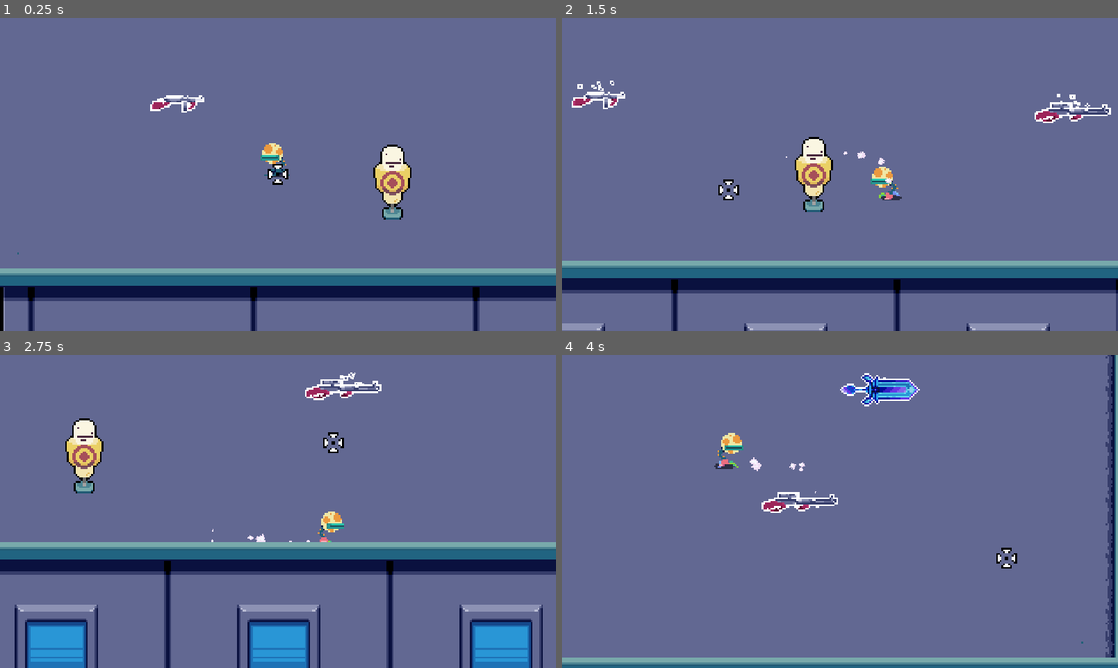
Above: before the commit, frames 1-4 (two rows, left to right).
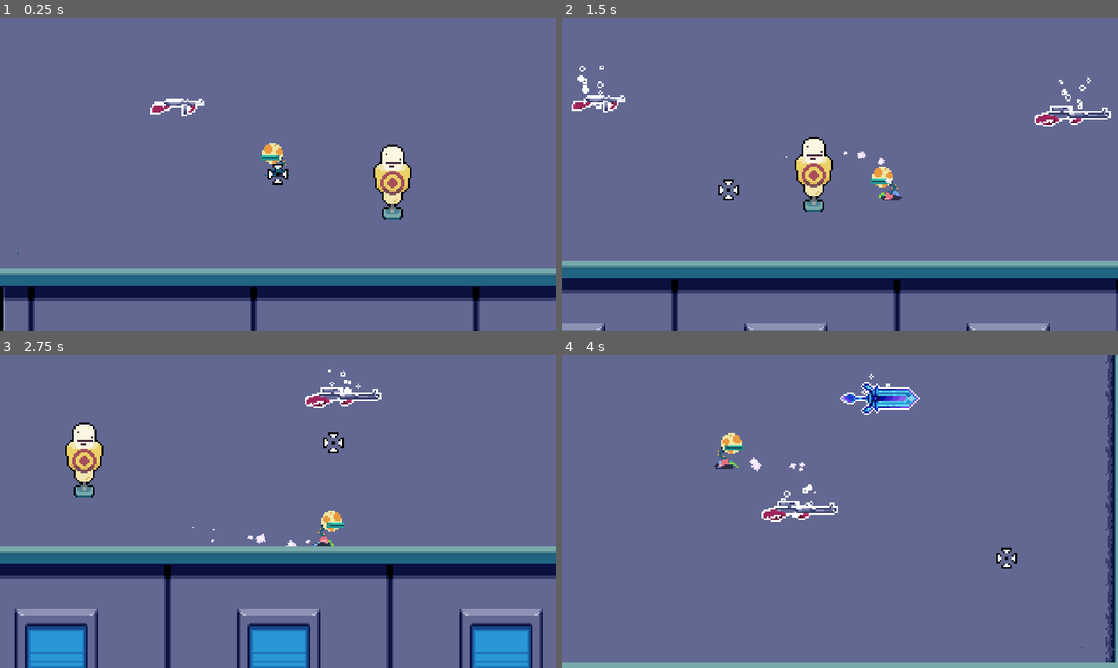
Above: after the commit, the same moments.

Repository: gisotra/protoroguelike
Game: Godot game, scene res://scenes/levels/lobby_room.tscn
Two runs of this game, one before a commit and one after it. Both use one fixed random seed, a clock stepped at 60 frames per second and the inputs below.
Inputs (mouse positions are in pixels of both pictures, inside the frame that each line leads up to):
- Up to frame 1 (0.25 s): no input
- Up to frame 2 (1.5 s): move the mouse to (962, 158) at 0.52 s; press the mouse at (962, 158) at 0.53 s; hold D (move_right) 0.53-1.28 s; move the mouse to (728, 190) at 1.27 s; release the mouse at (728, 190) at 1.28 s; hold S (move_down) from 1.28 s (still down); right-click (728, 190) at 1.35 s
- Up to frame 3 (2.75 s): click (166, 527) at 1.55 s; move the mouse to (333, 442) at 2.02 s; release S (move_down) at 2.03 s; press the mouse at (333, 442) at 2.03 s; hold D (move_right) from 2.03 s (still down)
- Up to frame 4 (4 s): move the mouse to (812, 574) at 2.77 s; release D (move_right) at 2.78 s; release the mouse at (812, 574) at 2.78 s; hold W (move_up) 2.78-3.53 s; tap E (interact) at 2.85 s; click (812, 574) at 3.05 s; move the mouse to (1006, 558) at 3.52 s; press the mouse at (1006, 558) at 3.53 s; hold A (move_left) from 3.53 s (still down); tap Space (switch_weapons) at 3.6 s

The runs differ from the first frame. In frame 1, 0.4% of the frame differs, in the area x 27-37%, y 24-32%; in frame 2, 1.2%; in frame 3, 12%, in the area x 0-100%, y 4-100%; in frame 4, 5.7%.

Commit message:
understanding hitboxes and hurtboxes

Diff:
--- a/components/hitbox_component.gd
+++ b/components/hitbox_component.gd
@@ -2,7 +2,3 @@
 class_name HitboxComponent
 
 @export var Damage_on_contact: float
-
-
-func _on_body_entered(body: Node2D) -> void:
-	pass # Replace with function body.
--- a/project.godot
+++ b/project.godot
@@ -93,7 +93,8 @@
 2d_physics/layer_5="player_hurtbox"
 2d_physics/layer_6="enemy_hitbox"
 2d_physics/layer_7="enemy_hurtbox"
-2d_physics/layer_9="enemy"
+2d_physics/layer_8="bullets"
+2d_physics/layer_9="slash"
 
 [rendering]
 
--- a/scenes/entities/static/train_dummy.tscn
+++ b/scenes/entities/static/train_dummy.tscn
@@ -1,7 +1,6 @@
 [gd_scene load_steps=7 format=3 uid="uid://dccw0vtliabtp"]
 
 [ext_resource type="Texture2D" uid="uid://daidwjj08hqu" path="res://scenes/entities/static/dummy.png" id="1_yi337"]
-[ext_resource type="Script" uid="uid://dcckxc1y1rtu1" path="res://components/hitbox_component.gd" id="2_b8p6b"]
 [ext_resource type="Script" uid="uid://8qd3d5jqh3da" path="res://components/hurtbox_component.gd" id="3_aj23i"]
 [ext_resource type="PackedScene" uid="uid://d0sia5n585lmr" path="res://components/comp_scenes/health_component.tscn" id="4_aj23i"]
 
@@ -13,25 +12,32 @@
 radius = 7.0
 height = 18.0
 
-[node name="train_dummy" type="Node2D"]
+[sub_resource type="CapsuleShape2D" id="CapsuleShape2D_aj23i"]
+radius = 12.0
+height = 48.0
+
+[node name="train_dummy" type="StaticBody2D"]
+collision_layer = 32
+collision_mask = 3
 
 [node name="Sprite2D" type="Sprite2D" parent="."]
 position = Vector2(0, 2)
 texture = SubResource("AtlasTexture_i0mlo")
 offset = Vector2(0, -16)
 
-[node name="HitboxComponent" type="Area2D" parent="."]
-script = ExtResource("2_b8p6b")
-metadata/_custom_type_script = "uid://dcckxc1y1rtu1"
-
-[node name="CollisionShape2D" type="CollisionShape2D" parent="HitboxComponent"]
+[node name="hitbox" type="CollisionShape2D" parent="."]
 position = Vector2(0, -1)
 shape = SubResource("CapsuleShape2D_1k7kt")
 
 [node name="HurtboxComponent" type="Area2D" parent="."]
+collision_layer = 64
+collision_mask = 384
 script = ExtResource("3_aj23i")
 metadata/_custom_type_script = "uid://8qd3d5jqh3da"
 
 [node name="CollisionShape2D" type="CollisionShape2D" parent="HurtboxComponent"]
+position = Vector2(0, -14)
+shape = SubResource("CapsuleShape2D_aj23i")
+debug_color = Color(1, 0.15294118, 0.49019608, 0)
 
 [node name="HealthComponent" parent="." instance=ExtResource("4_aj23i")]
--- a/scenes/levels/lobby_room.tscn
+++ b/scenes/levels/lobby_room.tscn
@@ -141,26 +141,29 @@
 position = Vector2(2, 255.5)
 texture = ExtResource("10_t5hfm")
 
-[node name="Node2D" type="Node2D" parent="scenary"]
+[node name="weapons_on_floor" type="Node2D" parent="scenary"]
 
-[node name="Pistol" parent="scenary/Node2D" instance=ExtResource("11_1bake")]
-position = Vector2(-187, 85)
+[node name="Pistol" parent="scenary/weapons_on_floor" instance=ExtResource("11_1bake")]
+position = Vector2(-187, 86.87651)
 
-[node name="RocketLauncher" parent="scenary/Node2D" instance=ExtResource("12_bgurf")]
-position = Vector2(-125, 54)
+[node name="RocketLauncher" parent="scenary/weapons_on_floor" instance=ExtResource("12_bgurf")]
+position = Vector2(-125, 55.876507)
 
-[node name="SniperRifle" parent="scenary/Node2D" instance=ExtResource("13_fvktp")]
-position = Vector2(103, 163)
+[node name="SniperRifle" parent="scenary/weapons_on_floor" instance=ExtResource("13_fvktp")]
+position = Vector2(103, 164.87651)
 
-[node name="TommyGun" parent="scenary/Node2D" instance=ExtResource("14_tpf23")]
-position = Vector2(-170, 156)
+[node name="TommyGun" parent="scenary/weapons_on_floor" instance=ExtResource("14_tpf23")]
+position = Vector2(-170, 157.87651)
 
-[node name="TripleShotgun" parent="scenary/Node2D" instance=ExtResource("15_uyl1k")]
-position = Vector2(50, 58)
+[node name="TripleShotgun" parent="scenary/weapons_on_floor" instance=ExtResource("15_uyl1k")]
+position = Vector2(50, 59.876507)
 
-[node name="Night Veil" parent="scenary/Node2D" instance=ExtResource("17_bgurf")]
-position = Vector2(149, 98)
+[node name="Night Veil" parent="scenary/weapons_on_floor" instance=ExtResource("17_bgurf")]
+position = Vector2(149, 99.87651)
 sprite_desired_offset = Vector2(25, 0)
+
+[node name="train_dummy" parent="scenary" instance=ExtResource("18_fvktp")]
+position = Vector2(-46, 214)
 
 [node name="WorldEnvironment" type="WorldEnvironment" parent="."]
 environment = SubResource("Environment_t5hfm")
@@ -173,13 +176,6 @@
 
 [node name="CanvasModulate" type="CanvasModulate" parent="."]
 
-[node name="PointLight2D" type="PointLight2D" parent="."]
-position = Vector2(2.9999998, 197)
-scale = Vector2(3.3593752, 3.171875)
-
-[node name="train_dummy" parent="." instance=ExtResource("18_fvktp")]
-position = Vector2(-46, 214)
-
 [connection signal="body_entered" from="scenary/cinematicArea" to="scenary/cinematicArea" method="_on_body_entered"]
 [connection signal="body_exited" from="scenary/cinematicArea" to="scenary/cinematicArea" method="_on_body_exited"]
 
--- a/scenes/player/player.tscn
+++ b/scenes/player/player.tscn
@@ -110,8 +110,9 @@
 atlas = ExtResource("2_0owmy")
 region = Rect2(43, 14, 8, 2)
 
-[sub_resource type="CircleShape2D" id="CircleShape2D_g2els"]
-radius = 4.0
+[sub_resource type="CapsuleShape2D" id="CapsuleShape2D_qek5x"]
+radius = 5.0
+height = 14.0
 
 [sub_resource type="CanvasItemMaterial" id="CanvasItemMaterial_5gtgg"]
 particles_animation = true
@@ -139,6 +140,7 @@
 
 [node name="player" type="CharacterBody2D" groups=["Player"]]
 collision_layer = 2
+collision_mask = 33
 script = ExtResource("1_dovo2")
 
 [node name="central_head_point" type="Marker2D" parent="."]
@@ -160,9 +162,10 @@
 script = ExtResource("3_p47bc")
 central_head_point = NodePath("../central_head_point")
 
-[node name="CollisionShape2D" type="CollisionShape2D" parent="."]
-position = Vector2(0, -6)
-shape = SubResource("CircleShape2D_g2els")
+[node name="hitbox" type="CollisionShape2D" parent="."]
+position = Vector2(0, -4)
+rotation = -1.5707964
+shape = SubResource("CapsuleShape2D_qek5x")
 
 [node name="shadow" type="Sprite2D" parent="."]
 z_index = -1
--- a/scenes/weapons/drop_shining.tscn
+++ b/scenes/weapons/drop_shining.tscn
@@ -4,19 +4,22 @@
 [ext_resource type="Script" uid="uid://do05rldfmc1rm" path="res://scenes/scenary/scripts/lobby_firepit.gd" id="2_i14gk"]
 
 [sub_resource type="CanvasItemMaterial" id="CanvasItemMaterial_4jm6u"]
+resource_local_to_scene = true
 particles_animation = true
 particles_anim_h_frames = 6
 particles_anim_v_frames = 1
 particles_anim_loop = false
 
 [sub_resource type="Curve" id="Curve_yyswi"]
-_data = [Vector2(0, 1), 0.0, 0.0, 0, 0, Vector2(0.8478477, 0.93023217), 0.0, 0.0, 0, 0, Vector2(1, 0), -0.6613204, 0.0, 0, 0]
-point_count = 3
+_limits = [0.0, 2.0, 0.0, 1.0]
+_data = [Vector2(0, 1), 0.0, 0.0, 0, 0, Vector2(0.0353567, 1.9684544), 0.0, 0.0, 0, 0, Vector2(0.17928663, 0.96291864), 0.0, 0.0, 0, 0, Vector2(0.8478477, 0.93023217), 0.0, 0.0, 0, 0, Vector2(1, 0), -0.6613204, 0.0, 0, 0]
+point_count = 5
 
 [sub_resource type="CurveTexture" id="CurveTexture_rbehg"]
 curve = SubResource("Curve_yyswi")
 
 [sub_resource type="ParticleProcessMaterial" id="ParticleProcessMaterial_fu6u5"]
+resource_local_to_scene = true
 particle_flag_disable_z = true
 emission_shape = 3
 emission_box_extents = Vector3(10, 2, 1)
@@ -28,13 +31,13 @@
 scale_curve = SubResource("CurveTexture_rbehg")
 anim_offset_max = 1.0
 
-[node name="firepit" type="GPUParticles2D"]
+[node name="drop_shine" type="GPUParticles2D"]
 z_index = -1
 material = SubResource("CanvasItemMaterial_4jm6u")
 amount = 10
 texture = ExtResource("1_jdnan")
-lifetime = 0.85
-explosiveness = 0.22
+lifetime = 1.4
+explosiveness = 0.1
 fixed_fps = 60
 process_material = SubResource("ParticleProcessMaterial_fu6u5")
 script = ExtResource("2_i14gk")
--- a/scenes/weapons/guns/gun.tscn
+++ b/scenes/weapons/guns/gun.tscn
@@ -9,10 +9,13 @@
 radius = 29.017237
 
 [node name="Gun" type="Node2D"]
+position = Vector2(0, -0.9480543)
 script = ExtResource("1_76485")
 on_floor = true
 
 [node name="gun_sprite" type="Sprite2D" parent="."]
+
+[node name="shine_drop" parent="gun_sprite" instance=ExtResource("4_eb8y7")]
 
 [node name="outline" type="Sprite2D" parent="gun_sprite"]
 
@@ -30,6 +33,4 @@
 shape = SubResource("CircleShape2D_mfrst")
 debug_color = Color(0, 0.6509804, 0.13333334, 0)
 
-[node name="firepit" parent="." instance=ExtResource("4_eb8y7")]
-
 [editable path="Interaction_Component"]
--- a/scenes/weapons/guns/scripts/base/Gun.gd
+++ b/scenes/weapons/guns/scripts/base/Gun.gd
@@ -22,6 +22,7 @@
 @onready var fire_rate_timer: Timer = $fire_rate_timer
 @onready var interaction_component: InteractionComponent = $Interaction_Component
 @onready var outline: Sprite2D = $gun_sprite/outline
+@onready var shine_drop: GPUParticles2D = $gun_sprite/shine_drop
 
 # Addons
 @onready var camera: Camera2D = get_tree().get_first_node_in_group("Camera") #node global
@@ -72,6 +73,11 @@
 		muzzle_flash.sprite_frames = gun_settings.muzzle_flash_animation
 		type = gun_settings.gun_type
 		outline.texture = outline_sprite
+
+
+
+
+
 
 func shoot():
 	muzzle_flash.play("burst")
@@ -132,6 +138,7 @@
 	position = editor_anchor_pos
 	gun_sprite.show()
 	outline.hide()
+	shine_drop.emitting = false
 	gun_sprite.position = sprite_desired_offset
 	current_state = WeaponState.HANDLED
 	stop_levitating()
@@ -145,6 +152,7 @@
 	scale.y = 1
 	gun_sprite.show()
 	outline.show()
+	shine_drop.emitting = true
 	current_state = WeaponState.DROP
 	levitate()
 
@@ -155,5 +163,6 @@
 	interaction_component.monitoring = false
 	gun_sprite.hide()
 	outline.hide()
+	shine_drop.emitting = false
 	current_state = WeaponState.STORED
 	stop_levitating()
--- a/scenes/weapons/swords/scripts/sword.gd
+++ b/scenes/weapons/swords/scripts/sword.gd
@@ -23,6 +23,7 @@
 @onready var animation_player: AnimationPlayer = $AnimationPlayer
 @onready var interaction_component: InteractionComponent = $InteractionComponent
 @onready var outline: Sprite2D = $sword_sprite/outline
+@onready var shine_drop: GPUParticles2D = $sword_sprite/shine_drop
 
 # Addons
 @onready var camera: Camera2D = get_tree().get_first_node_in_group("Camera") #node global
@@ -108,6 +109,7 @@
 	position = editor_anchor_pos
 	sword_sprite.show()
 	outline.hide()
+	shine_drop.emitting = false
 	sword_sprite.position = sprite_desired_offset
 	current_state = WeaponState.HANDLED
 	stop_levitating()
@@ -121,6 +123,7 @@
 	scale.y = 1
 	sword_sprite.show()
 	outline.show()
+	shine_drop.emitting = true
 	current_state = WeaponState.DROP
 	levitate()
 
@@ -130,5 +133,6 @@
 	interaction_component.monitoring = false
 	sword_sprite.hide()
 	outline.hide()
+	shine_drop.emitting = false
 	current_state = WeaponState.STORED
 	stop_levitating()
--- a/scenes/weapons/swords/sword.tscn
+++ b/scenes/weapons/swords/sword.tscn
@@ -14,8 +14,7 @@
 
 [node name="outline" type="Sprite2D" parent="sword_sprite"]
 
-[node name="firepit" parent="sword_sprite" instance=ExtResource("3_tpw2o")]
-z_index = -1
+[node name="shine_drop" parent="sword_sprite" instance=ExtResource("3_tpw2o")]
 
 [node name="AnimationPlayer" type="AnimationPlayer" parent="."]
 
--- a/scenes/weapons/weapon.gd
+++ b/scenes/weapons/weapon.gd
@@ -2,6 +2,7 @@
 class_name Weapon
 @export var on_floor: bool = false
 @export var outline_sprite: Texture2D
+@export var drop_shine: GPUParticles2D
 # Universal para cada arma
 @onready var current_state: WeaponState = WeaponState.HANDLED
 @onready var myTween = create_tween()
